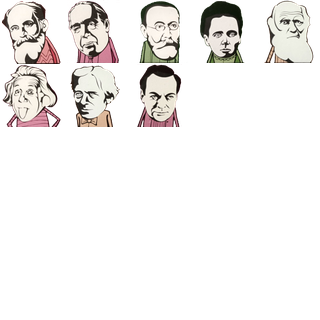
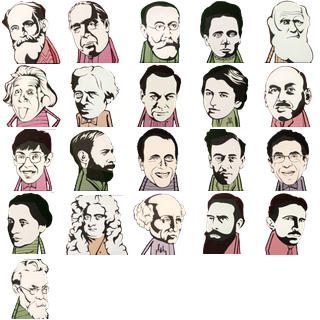
Revision of a layered 320 x 320 image; what changed, layer by layer:
added layer "Vernadsky" above "Tesla" over <box>7,63,312,319</box>
added layer "Tesla" above "Röntgen" over <box>249,162,310,255</box>
added layer "Röntgen" above "Paracelsus" over <box>200,176,250,254</box>
added layer "Paracelsus" above "Newton" over <box>84,163,212,255</box>
added layer "Newton" above "Meitner" over <box>44,168,172,296</box>
added layer "Meitner" above "Lefkowitz" over <box>7,166,94,294</box>
added layer "Lefkowitz" above "Landau" over <box>264,101,312,229</box>
added layer "Landau" above "Kobilka" over <box>174,108,302,236</box>
added layer "Kobilka" above "Hertz" over <box>133,125,186,231</box>
added layer "Hertz" above "Hawking" over <box>69,129,123,227</box>
added layer "Hawking" above "Goddard" over <box>7,129,109,233</box>
added layer "Goddard" above "Franklin" over <box>201,63,312,170</box>
added layer "Franklin" above "Feynman" over <box>172,63,300,161</box>
